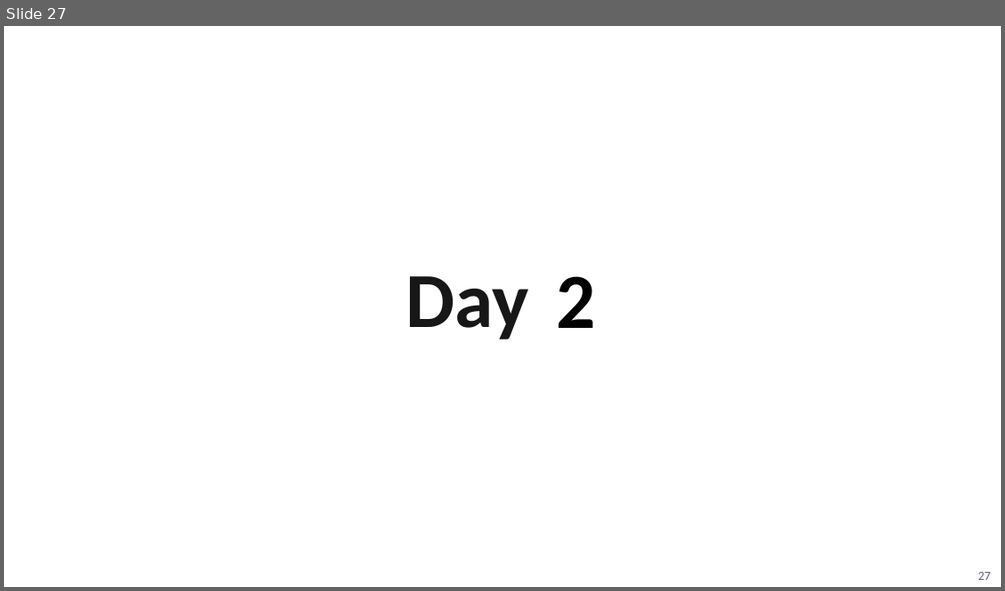
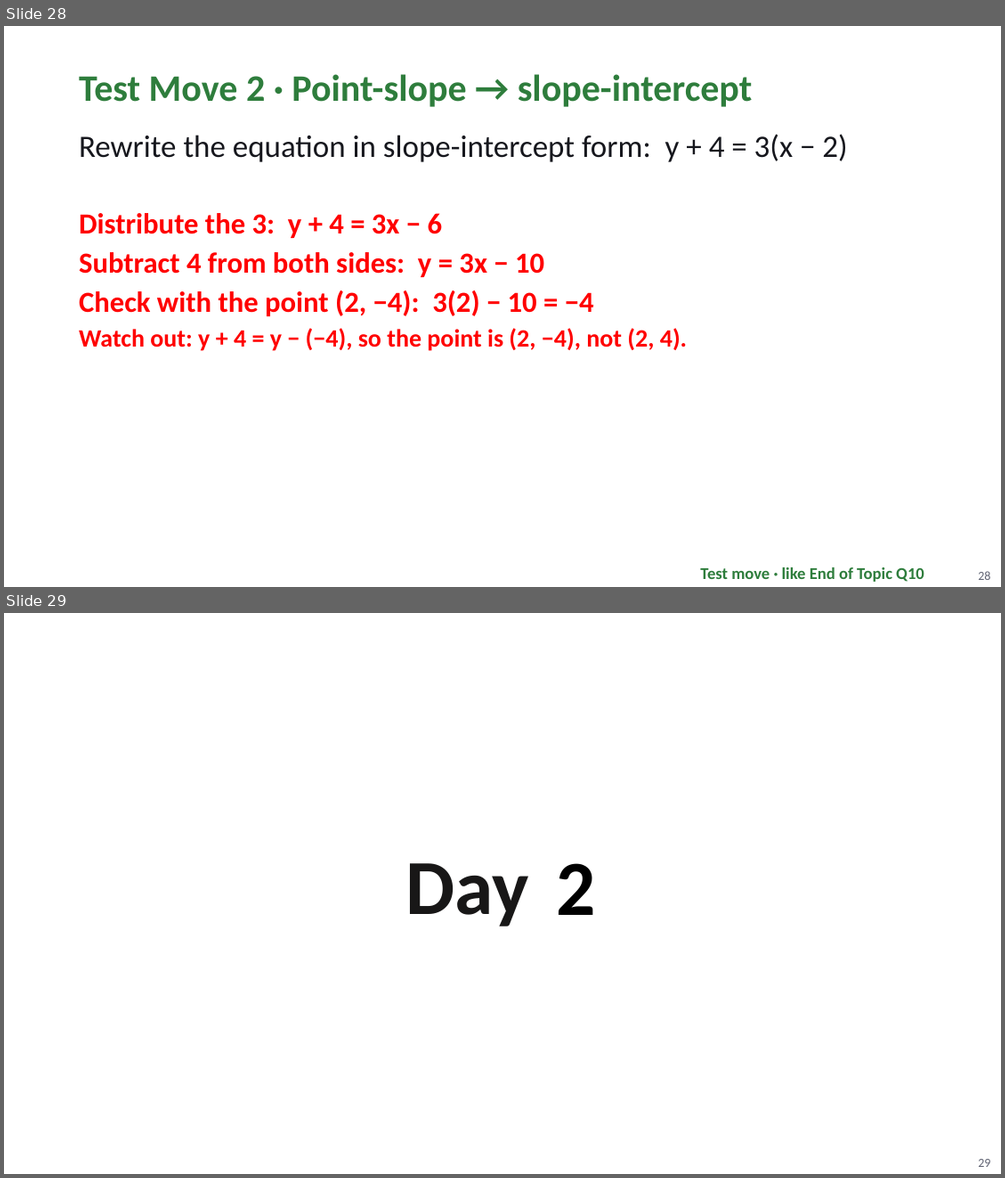
Before and after one commit to Apolloat2022/Algebra1M2U1L4, a slide deck: Module 3 topic 1/BLMathematics_AlgI_M3_T1_L2_LessonSlides_ENG_with_answers.pptx. Shown one above the other, each under a label of ours: slide 27 before the commit, slides 28 and 29 after it. The pictures are 1005x591 and 1005x1178 pixels, drawn with LibreOffice and Linux fonts; fonts in the diff are those of the drawing; background and template pictures are left out. Boxes give left, top, right and bottom in pixels: in the first picture for what was removed or moved away, otherwise in the second. Text is boxed around its words. In the diff, an @@ line names an element or a change of style, - is before the commit and + after.

```diff
--- a/Module 3 topic 1/BLMathematics_AlgI_M3_T1_L2_LessonSlides_ENG_with_answers.pptx
+++ b/Module 3 topic 1/BLMathematics_AlgI_M3_T1_L2_LessonSlides_ENG_with_answers.pptx
@@ slide 28 added at bbox=[4, 26, 1001, 587], background #FFFFFF @@
@@ text added at bbox=[79, 74, 752, 107], 36 pt, text #2E7D3C, bold @@
+Test Move 2 · Point-slope → slope-intercept
@@ text added at bbox=[79, 134, 847, 162], 30 pt, text #16171D @@
+Rewrite the equation in slope-intercept form: y + 4 = 3(x − 2)
@@ text added at bbox=[79, 213, 443, 238], 28 pt, text #FF0000, bold @@
+Distribute the 3: y + 4 = 3x − 6
@@ text added at bbox=[79, 252, 544, 277], 28 pt, text #FF0000, bold @@
+Subtract 4 from both sides: y = 3x − 10
@@ text added at bbox=[79, 290, 594, 316], 28 pt, text #FF0000, bold @@
+Check with the point (2, −4): 3(2) − 10 = −4
@@ text added at bbox=[79, 328, 687, 351], 24 pt, text #FF0000, bold @@
+Watch out: y + 4 = y − (−4), so the point is (2, −4), not (2, 4).
@@ text added at bbox=[700, 567, 924, 581], 16 pt, text #2E7D3C, bold @@
+Test move · like End of Topic Q10
@@ page number added at bbox=[978, 571, 990, 580], 12 pt, text #5F6272 @@
+28
@@ what was slide 27 is now slide 29 @@
@@ page number at bbox=[978, 1159, 990, 1167]: text changed @@
-27
+29
```
Also in this commit, not shown: 2 other slides added, 13 other files.
